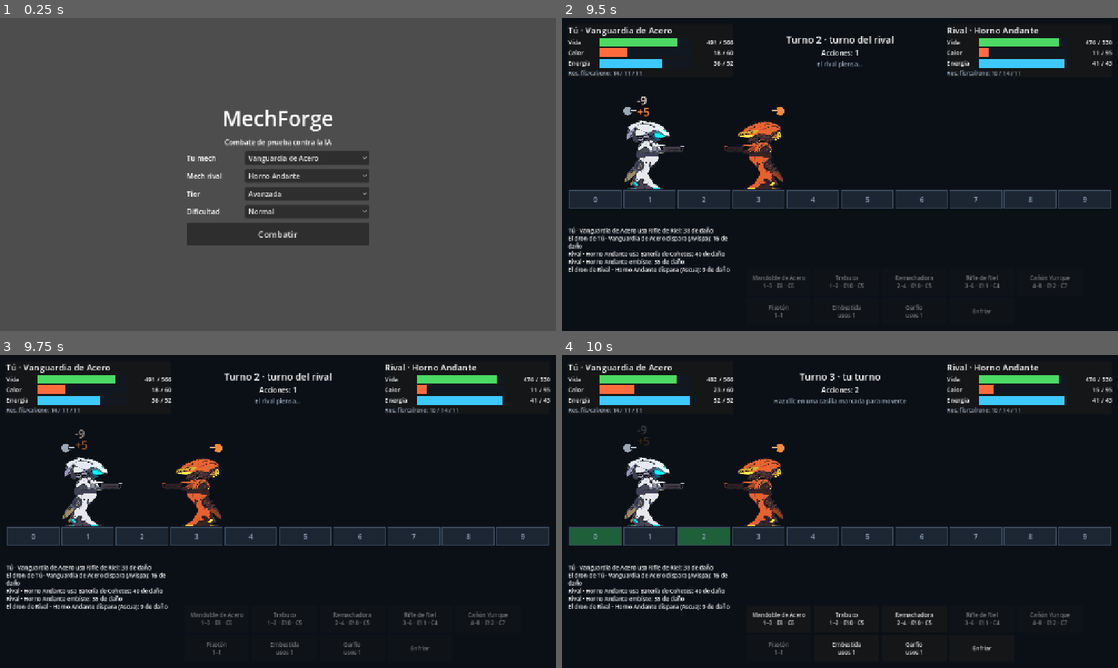
Above: before the commit, frames 1-4 (two rows, left to right).
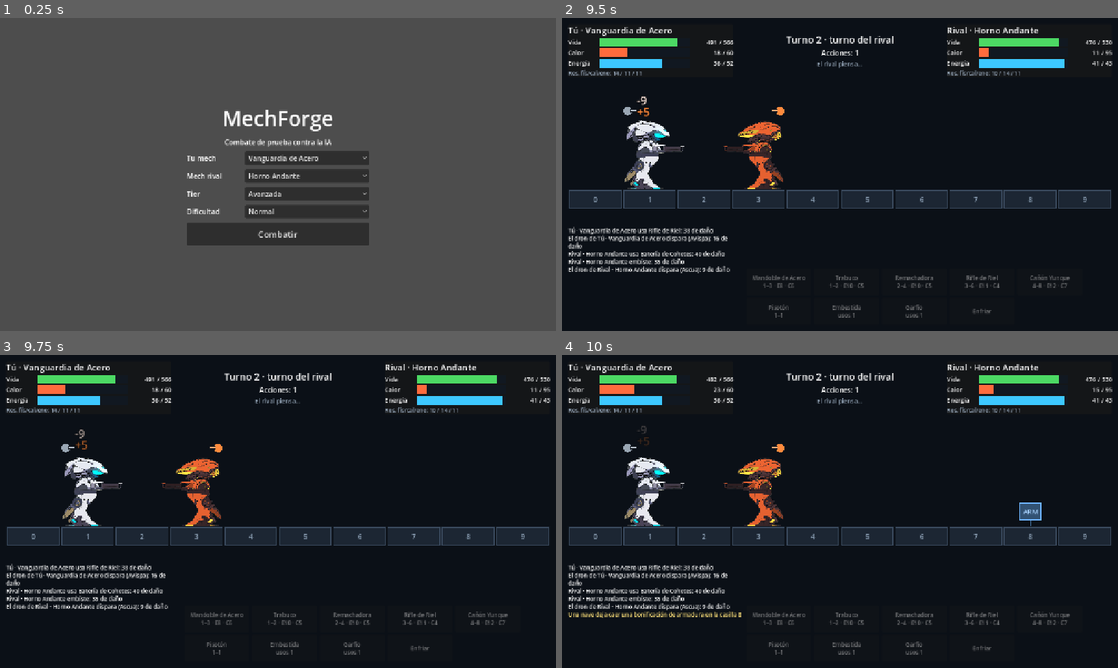
Above: after the commit, the same moments.

Repository: christianescamilla15-cell/mechforge
Game: Godot game, scene res://scenes/main.tscn
The game is run twice, just before and just after one commit, with the same random seed, the same clock (stepped at 60 frames per second) and the same inputs.
Inputs (mouse positions are in pixels of both pictures, inside the frame that each line leads up to):
- Up to frame 1 (0.25 s): no input
- Up to frame 2 (9.5 s): click "Avanzada" at 0.5 s; click "Normal" at 1.25 s; click "Básica" at 2 s; click "Normal" at 2.75 s; click "Vanguardia de Acero" at 3.5 s; click "Combatir" at 4.25 s; click "Rifle de Riel 3–6 · E11 · C4" at 5 s; tap Enter at 5.75 s; drag from (840, 152) to (895, 105) at 5.77 s; drag from (728, 190) to (812, 237) at 6.52 s; move the mouse to (895, 105) at 7.27 s; tap Ctrl at 7.35 s; click (895, 105) at 7.42 s; drag from (812, 237) to (673, 127) at 8.02 s; move the mouse to (1006, 221) at 8.77 s; tap Alt at 8.85 s; click (1006, 221) at 8.92 s
- Up to frame 3 (9.75 s): drag from (111, 464) to (194, 433) at 9.52 s
- Up to frame 4 (10 s): no input

Frames 1-3 are identical in both runs. In frame 4, 2.7% of the frame differs, in the area x 1-87%, y 5-96%.

Commit message:
feat: bonus drops in the arena (engine, AI, screen), as in the legacy game
Requested by the user: a ship passes and leaves a bonus; whoever takes
it gets an advantage for 3 turns, with random kind and strength from
slight to extreme (up to 50 percent).

Engine:
- a drop appears on a free cell on turn 3 and every 5 turns while none
  is left; kind (armor or firepower) and amount (10 to 50 percent) come
  from the battle seed, so battles stay reproducible
- the mech that reaches the cell takes it, whether it walked, jumped or
  was pushed; the buff lasts 3 of its own turns
- firepower multiplies damage dealt; armor reduces damage received
- search clones used by the AI never spawn drops and copy buffs deeply
- off by default in RulesConfig so tests and the balance simulator are
  unchanged; the game turns it on at startup

AI: values active buffs by amount times turns left; a test shows it
goes for a nearby drop.

Screen: the drop is drawn as a box on its cell, the log and the stat
panel show the buff, and the live demo takes screenshots of both events.

Checked with tools/live.ps1: a drop fell and, in another battle, the
player's mech jumped onto it and got +35 percent firepower for 3 turns.

Not measured yet: the effect on balance.

Tests: 137 passing.

Co-Authored-By: Claude Fable 5.2 <noreply@anthropic.com>

Diff:
--- a/core/ai_config.gd
+++ b/core/ai_config.gd
@@ -14,6 +14,9 @@
 ## Cuanto cuesta quedar a una distancia desde la que las armas no alcanzan
 ## (acercarse cuesta una accion; 1 seria la accion entera).
 @export var position_discount: float = 0.5
+## Lo que vale cada turno de una bonificacion del 100 por ciento (GDD 2.8),
+## en barras de vida: una del 30 por ciento durante 3 turnos vale 0.3 x 3 x esto.
+@export var buff_turn_value: float = 0.15
 ## Valor de ganar o perder el combate.
 @export var win_value: float = 100.0
 
--- a/core/battle_ai.gd
+++ b/core/battle_ai.gd
@@ -95,6 +95,9 @@
 	score += config.energy_discount * foe_strike * per_turn * _energy_starvation(foe, mine, false)
 	score -= config.energy_discount * my_strike * per_turn * _energy_starvation(mine, foe, true)
 
+	# Bonificaciones en vigor (GDD 2.8): valen por lo que dan y lo que les queda.
+	score += config.buff_turn_value * (_buff_worth(mine) - _buff_worth(foe))
+
 	var distance := absi(mine.position - foe.position)
 	score -= config.position_discount * my_strike * (1.0 - _reach(mine, distance))
 	score += config.position_discount * foe_strike * (1.0 - _reach(foe, distance))
@@ -136,6 +139,13 @@
 	return after.is_over() or after.turn_number != before.turn_number
 
 
+func _buff_worth(mech: BattleMech) -> float:
+	var total := 0.0
+	for buff in mech.buffs:
+		total += buff["amount"] * buff["turns"]
+	return total
+
+
 func _ratio(value: int, total: int) -> float:
 	return float(value) / float(maxi(total, 1))
 
--- a/core/battle_engine.gd
+++ b/core/battle_engine.gd
@@ -19,8 +19,14 @@
 ## La IA evalua con 0.5 (dano esperado) para no depender de la suerte.
 var fixed_roll: float = -1.0
 
+## Bonificacion que hay en la arena (GDD 2.8): {"cell", "kind", "amount"};
+## vacio si no hay ninguna.
+var drop: Dictionary = {}
+
 var _rng := RandomNumberGenerator.new()
 var _first_turn := true
+## Las copias que usa la IA para probar jugadas no hacen caer bonificaciones.
+var _spawns_drops := true
 
 
 ## Sin argumentos crea un motor vacio; solo lo usa clone().
@@ -68,6 +74,8 @@
 	copy.turn_number = turn_number
 	copy.winner = winner
 	copy._first_turn = _first_turn
+	copy.drop = drop.duplicate()
+	copy._spawns_drops = _spawns_drops and not for_search
 	if for_search:
 		copy.logging = false
 		copy.fixed_roll = 0.5
@@ -278,6 +286,7 @@
 			if logging:
 				events[-1]["from"] = from
 				events[-1]["to"] = me.position
+	_check_pickup()
 	actions_left -= 1
 	if _check_winner():
 		return ""
@@ -289,6 +298,7 @@
 func _begin_turn() -> void:
 	var me := attacker()
 	turn_number += 1
+	_maybe_spawn_drop()
 	for slot: BattleMech.Slot in me.slots.values():
 		slot.used_this_turn = false
 	var actions := rules.actions_per_turn
@@ -326,6 +336,8 @@
 			return
 	if not rules.m6_regen_at_turn_start:
 		_regen(me)
+	_check_pickup()
+	_tick_buffs(me)
 	turn = 1 - turn
 	_begin_turn()
 
@@ -388,6 +400,10 @@
 		damage = roundi(damage * attacker.damage_mult())
 		if def.element != ItemDef.Element.COMBINED:
 			damage = maxi(1, damage - target.res[def.element])
+		# Bonificacion de armadura del rival (GDD 2.8); sin ella no cambia nada.
+		var armor := target.buff_amount("armor")
+		if armor > 0.0:
+			damage = maxi(1, roundi(damage * (1.0 - armor)))
 	# Rotura de energia: lo que el arma drena de mas se vuelve dano.
 	return damage + maxi(0, def.energy_dmg - target.energy)
 
@@ -409,6 +425,61 @@
 		target.position -= mini(def.pull, gap) * dir
 
 
+# --- Bonificaciones (GDD 2.8) --------------------------------------------------
+
+
+## Hace caer una bonificacion en una casilla libre cuando toca. Que es y
+## cuanto da salen del azar del combate, asi que se repite con la misma semilla.
+func _maybe_spawn_drop() -> void:
+	if not (rules.drops_enabled and _spawns_drops and drop.is_empty()):
+		return
+	var since := turn_number - rules.drop_first_turn
+	if since < 0 or since % maxi(rules.drop_every, 1) != 0:
+		return
+	var free: Array[int] = []
+	for cell in rules.arena_size:
+		if cell != mechs[0].position and cell != mechs[1].position:
+			free.append(cell)
+	if free.is_empty() or rules.drop_kinds.is_empty():
+		return
+	var amount := lerpf(rules.drop_min, rules.drop_max, _rng.randf())
+	drop = {
+		"cell": free[_rng.randi_range(0, free.size() - 1)],
+		"kind": rules.drop_kinds[_rng.randi_range(0, rules.drop_kinds.size() - 1)],
+		"amount": snappedf(amount, 0.01),
+	}
+	_log("drop_spawn", {"cell": drop["cell"], "kind": drop["kind"]})
+
+
+## Si un mech esta sobre la bonificacion, la toma: llego andando, saltando o
+## empujado, da igual.
+func _check_pickup() -> void:
+	if drop.is_empty():
+		return
+	for who in 2:
+		if mechs[who].position != drop["cell"]:
+			continue
+		var buff := {"kind": drop["kind"], "amount": drop["amount"], "turns": rules.drop_duration}
+		mechs[who].buffs.append(buff)
+		drop = {}
+		var data := {"who": who, "kind": buff["kind"], "amount": buff["amount"]}
+		data["turns"] = buff["turns"]
+		_log("drop_taken", data)
+		return
+
+
+## Al acabar su turno, a las bonificaciones de un mech les queda un turno menos.
+func _tick_buffs(mech: BattleMech) -> void:
+	var kept: Array[Dictionary] = []
+	for buff in mech.buffs:
+		buff["turns"] -= 1
+		if buff["turns"] > 0:
+			kept.append(buff)
+		else:
+			_log("buff_end", {"who": mechs.find(mech), "kind": buff["kind"]})
+	mech.buffs = kept
+
+
 ## +1 si el rival esta a la derecha de user, -1 si esta a la izquierda.
 func _dir(user: BattleMech, target: BattleMech) -> int:
 	return 1 if user.position < target.position else -1
@@ -452,6 +523,7 @@
 	# Foto del estado tras el evento: la pantalla la usa para animar paso a paso.
 	entry["state"] = [_snapshot(mechs[0]), _snapshot(mechs[1])]
 	entry["actions_left"] = actions_left
+	entry["drop"] = drop.duplicate()
 	events.append(entry)
 
 
@@ -466,4 +538,5 @@
 		"cooling": mech.cooling,
 		"regen": mech.energy_regen,
 		"res": mech.res.duplicate(),
+		"buffs": mech.buffs.duplicate(true),
 	}
--- a/core/battle_mech.gd
+++ b/core/battle_mech.gd
@@ -33,6 +33,8 @@
 ## Resistencias indexadas por ItemDef.Element (fisico, calor, energia).
 var res: Array[int] = [0, 0, 0]
 var shutdown_last_turn: bool = false
+## Bonificaciones en vigor (GDD 2.8): {"kind", "amount", "turns"}.
+var buffs: Array[Dictionary] = []
 ## Huecos que actuan en combate: "legs", "side0".."side3", "top0", "top1",
 ## "drone", "charge", "teleport", "hook".
 var slots: Dictionary[String, Slot] = {}
@@ -78,6 +80,7 @@
 	copy.cooling = cooling
 	copy.res = res.duplicate()
 	copy.shutdown_last_turn = shutdown_last_turn
+	copy.buffs = buffs.duplicate(true)
 	for key in slots:
 		copy.slots[key] = slots[key].clone()
 	return copy
@@ -90,11 +93,21 @@
 	return build.chassis.energy_cost(def)
 
 
-## Potencia de disparo de este mech: depende de su chasis.
+## Potencia de disparo de este mech: su chasis y las bonificaciones en vigor.
 func damage_mult() -> float:
-	if build == null or build.chassis == null:
-		return 1.0
-	return build.chassis.damage_mult
+	var base := 1.0
+	if build != null and build.chassis != null:
+		base = build.chassis.damage_mult
+	return base * (1.0 + buff_amount("firepower"))
+
+
+## Suma de las bonificaciones en vigor de ese tipo (0 si no tiene ninguna).
+func buff_amount(kind: String) -> float:
+	var total := 0.0
+	for buff in buffs:
+		if buff["kind"] == kind:
+			total += buff["amount"]
+	return total
 
 
 func _add_slot(key: String, def: ItemDef) -> void:
--- a/core/rules_config.gd
+++ b/core/rules_config.gd
@@ -36,3 +36,18 @@
 @export var chassis_start_share: float = 0.2
 ## Nivel maximo de un chasis; ahi su bonificacion es completa.
 @export var chassis_max_level: int = 30
+
+@export_group("Bonificaciones")
+## Bonificaciones que deja caer una nave en la arena (GDD 2.8). Apagadas por
+## defecto para no alterar los combates de prueba; el juego las enciende.
+@export var drops_enabled: bool = false
+## Turno en que cae la primera, y cada cuantos turnos cae otra si no queda ninguna.
+@export var drop_first_turn: int = 3
+@export var drop_every: int = 5
+## Turnos propios que dura la ventaja de quien la toma.
+@export var drop_duration: int = 3
+## Cuanto da: al azar entre una ventaja ligera y una extrema.
+@export var drop_min: float = 0.1
+@export var drop_max: float = 0.5
+## Tipos posibles: "armor" reduce el dano recibido; "firepower" sube el causado.
+@export var drop_kinds: Array[String] = ["armor", "firepower"]
--- a/scenes/battle/arena_view.gd
+++ b/scenes/battle/arena_view.gd
@@ -11,6 +11,8 @@
 const COLOR_CELL := Color("1c2633")
 const COLOR_CELL_LINE := Color("3a4a5e")
 const COLOR_FLOOR := Color("0e141c")
+## Color de la caja de bonificacion segun lo que da (GDD 2.8).
+const DROP_COLORS := {"armor": Color("6fb6ff"), "firepower": Color("ffb347")}
 
 var cells: int = 10
 var mechs: Array[MechView] = []
@@ -18,6 +20,8 @@
 ## Casillas resaltadas: {indice: color}.
 var _highlights: Dictionary = {}
 var _hovered: int = -1
+## Bonificacion que hay en la arena: {"cell", "kind"}; vacio si no hay.
+var _drop: Dictionary = {}
 ## Textos flotantes vivos por casilla, para no encimarlos.
 var _floating: Dictionary = {}
 
@@ -46,6 +50,13 @@
 
 
 ## Hace que los dos mechs se miren.
+## Muestra u oculta la bonificacion que dejo la nave (GDD 2.8).
+func set_drop(drop: Dictionary) -> void:
+	if drop != _drop:
+		_drop = drop.duplicate()
+		queue_redraw()
+
+
 func update_facing() -> void:
 	var left := 0 if mechs[0].position.x <= mechs[1].position.x else 1
 	mechs[left].set_facing(1)
@@ -98,6 +109,27 @@
 			16,
 			Color("8fa3b8")
 		)
+	if not _drop.is_empty():
+		_draw_drop()
+
+
+## La bonificacion como una caja sobre su casilla, del color de su tipo.
+func _draw_drop() -> void:
+	var center := Vector2(cell_point(_drop["cell"]).x, FLOOR_Y - 34.0)
+	var color: Color = DROP_COLORS.get(_drop["kind"], Color.WHITE)
+	var box := Rect2(center - Vector2(24, 20), Vector2(48, 40))
+	draw_rect(box, color.darkened(0.55))
+	draw_rect(box, color, false, 3.0)
+	draw_line(center + Vector2(0, 20), Vector2(center.x, FLOOR_Y), color.darkened(0.3), 2.0)
+	draw_string(
+		get_theme_default_font(),
+		box.position + Vector2(0, 26),
+		Txt.t("drop_%s_short" % _drop["kind"]),
+		HORIZONTAL_ALIGNMENT_CENTER,
+		box.size.x,
+		15,
+		color.lightened(0.4)
+	)
 
 
 func _gui_input(event: InputEvent) -> void:
--- a/scenes/battle/battle_screen.gd
+++ b/scenes/battle/battle_screen.gd
@@ -18,6 +18,7 @@
 const COLOR_DAMAGE := Color("ffe9e0")
 const COLOR_HEAT := Color("ff8a3d")
 const COLOR_COOL := Color("9fd8ff")
+const COLOR_DROP := Color("ffe27a")
 
 var rules: RulesConfig
 var engine: BattleEngine
@@ -175,10 +176,20 @@
 				await get_tree().create_timer(step).timeout
 		"regen":
 			pass
+		"drop_spawn":
+			_arena.set_drop(entry["drop"])
+			await get_tree().create_timer(step).timeout
+		"drop_taken":
+			var percent := roundi(float(entry["amount"]) * 100.0)
+			var label := "+%d %% %s" % [percent, Txt.t("drop_%s_short" % entry["kind"])]
+			_arena.float_text(snapshot[entry["who"]]["pos"], label, COLOR_DROP)
+			await get_tree().create_timer(step).timeout
 		"win":
 			await get_tree().create_timer(step).timeout
 
 	_state = [snapshot[0], snapshot[1]]
+	# Cada evento trae la bonificacion que queda en la arena tras el.
+	_arena.set_drop(entry.get("drop", {}))
 	_arena.update_facing()
 	_show_state()
 
@@ -410,6 +421,16 @@
 			return "[color=#ffb37a]%s[/color]" % Txt.t("log_forced", [who, entry["amount"]])
 		"shutdown":
 			return "[color=#ff6b5a]%s[/color]" % Txt.t("log_shutdown", [who, entry["amount"]])
+		"drop_spawn":
+			var spawn_args := [Txt.t("drop_" + entry["kind"]), entry["cell"]]
+			return "[color=#ffe27a]%s[/color]" % Txt.t("log_drop_spawn", spawn_args)
+		"drop_taken":
+			var taken_args := [names[entry["who"]], Txt.t("drop_" + entry["kind"])]
+			taken_args.append(roundi(float(entry["amount"]) * 100.0))
+			taken_args.append(entry["turns"])
+			return "[color=#ffe27a]%s[/color]" % Txt.t("log_drop_taken", taken_args)
+		"buff_end":
+			return Txt.t("log_buff_end", [names[entry["who"]], Txt.t("drop_" + entry["kind"])])
 		"win":
 			return "[b]%s[/b]" % Txt.t("log_win", [names[entry["winner"]]])
 	return ""
--- a/scenes/main.gd
+++ b/scenes/main.gd
@@ -31,6 +31,8 @@
 
 func _ready() -> void:
 	set_anchors_and_offsets_preset(Control.PRESET_FULL_RECT)
+	# En el juego la nave deja bonificaciones en la arena (GDD 2.8).
+	_rules.drops_enabled = true
 	for arg in OS.get_cmdline_user_args():
 		var parts := arg.trim_prefix("--").split("=", true, 1)
 		_args[parts[0]] = parts[1] if parts.size() > 1 else "true"
@@ -181,7 +183,20 @@
 func _on_autoplay_event(entry: Dictionary) -> void:
 	# Una captura la primera vez que pasa cada cosa interesante.
 	var event: String = entry["event"]
-	if event in ["weapon", "drone", "forced_cool", "shutdown", "charge", "hook", "teleport"]:
+	if (
+		event
+		in [
+			"weapon",
+			"drone",
+			"forced_cool",
+			"shutdown",
+			"charge",
+			"hook",
+			"teleport",
+			"drop_spawn",
+			"drop_taken"
+		]
+	):
 		if not _shot_events.has(event):
 			_shot_events[event] = true
 			_shot(event)
--- /dev/null
+++ b/tests/unit/test_drops.gd
@@ -0,0 +1,145 @@
+extends GutTest
+## Bonificaciones que caen en la arena (GDD 2.8): una nave deja una ventaja
+## al azar y quien la toma la tiene durante 3 turnos.
+
+
+func _rules(props: Dictionary = {}) -> RulesConfig:
+	var base := {"drops_enabled": true, "drop_first_turn": 1, "drop_every": 4}
+	base.merge(props, true)
+	return Fx.rules(base)
+
+
+func _gun() -> ItemDef:
+	return Fx.gun({"range_min": 1, "range_max": 9})
+
+
+## Combate con los mechs en las casillas 2 y 8 y el primero al turno.
+func _engine(r: RulesConfig, seed_value: int = 1) -> BattleEngine:
+	return BattleEngine.new(r, Fx.build([_gun()]), Fx.build([_gun()]), seed_value, 0, 2)
+
+
+func _events(engine: BattleEngine, kind: String) -> Array[Dictionary]:
+	var out: Array[Dictionary] = []
+	for entry in engine.events:
+		if entry["event"] == kind:
+			out.append(entry)
+	return out
+
+
+func test_apagadas_por_defecto() -> void:
+	var engine := BattleEngine.new(Fx.rules(), Fx.build([_gun()]), Fx.build([_gun()]), 1, 0, 2)
+	for i in 12:
+		engine.apply(BattleAction.cool())
+	assert_true(engine.drop.is_empty())
+	assert_eq(_events(engine, "drop_spawn").size(), 0)
+
+
+func test_cae_en_una_casilla_libre_con_tipo_y_cantidad_validos() -> void:
+	for seed_value in range(1, 21):
+		var engine := _engine(_rules(), seed_value)
+		assert_false(engine.drop.is_empty(), "semilla %d" % seed_value)
+		var cell: int = engine.drop["cell"]
+		assert_true(cell >= 0 and cell < engine.rules.arena_size)
+		assert_ne(cell, engine.mechs[0].position)
+		assert_ne(cell, engine.mechs[1].position)
+		assert_true(engine.drop["kind"] in engine.rules.drop_kinds)
+		assert_between(engine.drop["amount"], engine.rules.drop_min, engine.rules.drop_max)
+
+
+func test_la_misma_semilla_da_la_misma_bonificacion() -> void:
+	assert_eq(_engine(_rules(), 7).drop, _engine(_rules(), 7).drop)
+
+
+func test_no_cae_antes_del_turno_indicado() -> void:
+	var engine := _engine(_rules({"drop_first_turn": 3}))
+	assert_true(engine.drop.is_empty(), "turno 1")
+	engine.apply(BattleAction.cool())
+	engine.apply(BattleAction.cool())
+	assert_true(engine.drop.is_empty(), "turno 2")
+	engine.apply(BattleAction.cool())
+	engine.apply(BattleAction.cool())
+	assert_false(engine.drop.is_empty(), "turno 3")
+
+
+func test_quien_llega_a_la_casilla_la_toma_por_3_turnos() -> void:
+	var engine := _engine(_rules())
+	engine.drop = {"cell": 3, "kind": "firepower", "amount": 0.5}
+	assert_eq(engine.apply(BattleAction.walk(3)), "")
+	assert_true(engine.drop.is_empty(), "la bonificacion desaparece de la arena")
+	var buffs := engine.mechs[0].buffs
+	assert_eq(buffs.size(), 1)
+	assert_eq(buffs[0]["kind"], "firepower")
+	assert_eq(buffs[0]["turns"], 3)
+	var taken := _events(engine, "drop_taken")
+	assert_eq(taken.size(), 1)
+	assert_eq(taken[0]["who"], 0)
+	assert_eq(taken[0]["amount"], 0.5)
+
+
+func test_la_potencia_de_disparo_sube_el_dano() -> void:
+	var engine := _engine(_rules())
+	engine.drop = {}
+	var plain: int = engine.preview(BattleAction.weapon("side0"))["dmg_min"]
+	engine.mechs[0].buffs.append({"kind": "firepower", "amount": 0.5, "turns": 3})
+	assert_eq(engine.preview(BattleAction.weapon("side0"))["dmg_min"], roundi(plain * 1.5))
+
+
+func test_la_armadura_reduce_el_dano_recibido() -> void:
+	var engine := _engine(_rules())
+	engine.drop = {}
+	var plain: int = engine.preview(BattleAction.weapon("side0"))["dmg_min"]
+	engine.mechs[1].buffs.append({"kind": "armor", "amount": 0.5, "turns": 3})
+	assert_eq(engine.preview(BattleAction.weapon("side0"))["dmg_min"], roundi(plain * 0.5))
+	var before := engine.mechs[1].health
+	engine.apply(BattleAction.weapon("side0"))
+	assert_eq(before - engine.mechs[1].health, roundi(plain * 0.5))
+
+
+func test_la_ventaja_dura_3_turnos_propios() -> void:
+	var engine := _engine(_rules({"drop_every": 99}))
+	engine.drop = {"cell": 3, "kind": "armor", "amount": 0.3}
+	engine.apply(BattleAction.walk(3))
+	engine.apply(BattleAction.cool())
+	# Fin del primer turno propio: le quedan 2.
+	assert_eq(engine.mechs[0].buffs[0]["turns"], 2)
+	for own_turn in 2:
+		engine.apply(BattleAction.cool())
+		engine.apply(BattleAction.cool())
+		assert_eq(engine.turn, 0, "vuelve a tocarle")
+		engine.apply(BattleAction.cool())
+		engine.apply(BattleAction.cool())
+	assert_eq(engine.mechs[0].buffs.size(), 0, "tras su tercer turno se acaba")
+	assert_eq(_events(engine, "buff_end").size(), 1)
+
+
+func test_si_lo_empujan_a_la_casilla_tambien_la_toma() -> void:
+	var pusher := Fx.gun({"range_min": 1, "range_max": 9, "push": 1})
+	var engine := BattleEngine.new(_rules(), Fx.build([pusher]), Fx.build([_gun()]), 1, 0, 2)
+	engine.drop = {"cell": 9, "kind": "armor", "amount": 0.2}
+	engine.apply(BattleAction.weapon("side0"))
+	assert_eq(engine.mechs[1].position, 9)
+	assert_eq(engine.mechs[1].buffs.size(), 1, "la toma el empujado")
+
+
+func test_las_copias_de_la_ia_conservan_el_estado_y_no_hacen_caer_nada() -> void:
+	var engine := _engine(_rules({"drop_first_turn": 2, "drop_every": 1}))
+	engine.mechs[0].buffs.append({"kind": "armor", "amount": 0.3, "turns": 2})
+	engine.drop = {"cell": 5, "kind": "firepower", "amount": 0.4}
+	var copy := engine.clone()
+	assert_eq(copy.drop, engine.drop)
+	assert_eq(copy.mechs[0].buffs, engine.mechs[0].buffs)
+	copy.mechs[0].buffs[0]["turns"] = 1
+	assert_eq(engine.mechs[0].buffs[0]["turns"], 2, "la copia es independiente")
+	copy.drop = {}
+	copy.apply(BattleAction.cool())
+	copy.apply(BattleAction.cool())
+	assert_true(copy.drop.is_empty(), "en la copia de busqueda no cae otra")
+
+
+func test_la_ia_va_a_por_una_bonificacion_cercana() -> void:
+	var engine := _engine(_rules({"drop_every": 99}))
+	engine.drop = {"cell": 3, "kind": "firepower", "amount": 0.5}
+	var ai := BattleAI.new(BattleAI.Difficulty.NORMAL, 1)
+	for step in 2:
+		engine.apply(ai.choose_action(engine))
+	assert_eq(_events(engine, "drop_taken").size(), 1, "la toma en su turno")
--- a/ui/battle/stat_panel.gd
+++ b/ui/battle/stat_panel.gd
@@ -38,7 +38,13 @@
 	_set_bar("heat", state["heat"], state["heat_cap"])
 	_set_bar("energy", state["energy"], state["energy_cap"])
 	var res: Array = state["res"]
-	_detail_label.text = ("%s: %d / %d / %d" % [Txt.t("resist"), res[0], res[1], res[2]])
+	var detail := "%s: %d / %d / %d" % [Txt.t("resist"), res[0], res[1], res[2]]
+	# Ventajas en vigor (GDD 2.8): que da cada una y cuantos turnos le quedan.
+	for buff: Dictionary in state.get("buffs", []):
+		var percent := roundi(float(buff["amount"]) * 100.0)
+		var short := Txt.t("drop_%s_short" % buff["kind"])
+		detail += "  ·  +%d %% %s (%d)" % [percent, short, buff["turns"]]
+	_detail_label.text = detail
 
 
 func _add_bar(box: VBoxContainer, key: String, title: String, color: Color) -> void:
--- a/ui/texts.gd
+++ b/ui/texts.gd
@@ -48,6 +48,14 @@
 	"log_forced": "%s está sobrecalentado: enfría %d y solo tiene 1 acción",
 	"log_shutdown": "¡%s se apaga! Enfría %d y pierde el turno",
 	"log_win": "%s gana el combate",
+	"log_drop_spawn": "Una nave deja caer una bonificación de %s en la casilla %d",
+	"log_drop_taken": "%s toma la bonificación: %s +%d %% durante %d turnos",
+	"log_buff_end": "A %s se le acaba la bonificación de %s",
+	"drop_armor": "armadura",
+	"drop_firepower": "potencia de disparo",
+	"drop_armor_short": "ARM",
+	"drop_firepower_short": "POT",
+	"buffs": "Ventajas",
 	"victory": "VICTORIA",
 	"defeat": "DERROTA",
 	"rematch": "Revancha",
@@ -65,7 +73,9 @@
 	"thinking": "El rival piensa…",
 }
 
-const TIER_NAMES: Array[String] = ["Básica", "Intermedia", "Avanzada", "Legendaria", "Mítica", "Única"]
+const TIER_NAMES: Array[String] = [
+	"Básica", "Intermedia", "Avanzada", "Legendaria", "Mítica", "Única"
+]
 const ELEMENT_NAMES: Array[String] = ["Físico", "Calor", "Energía", "Combinado"]
 
 
Not shown, added: tests/unit/test_drops.gd.uid
Not shown, changed: docs/GDD.md
Not shown, changed: docs/PLAN.md
